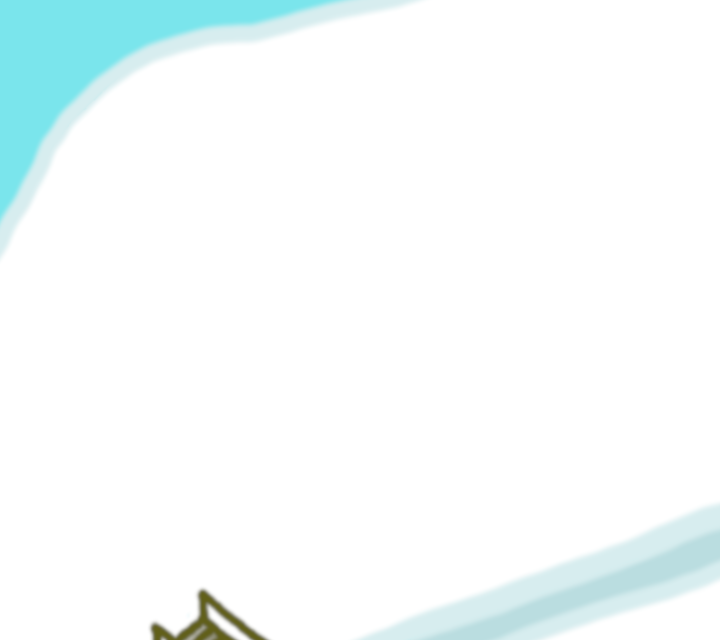
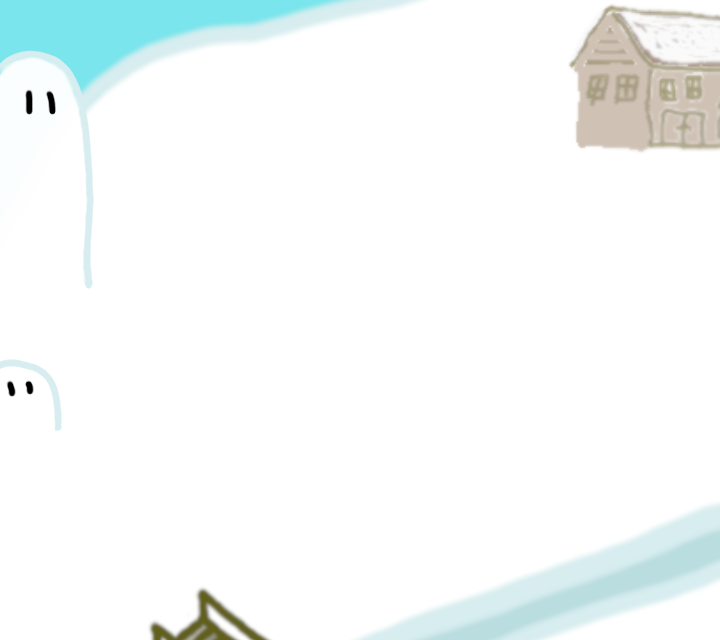
Two versions of the same layered image (720x640). Layer-by-layer changes:
added layer "farma" (61%) above "bunkl 1" over [567, 3, 720, 154]
painted on "bunkl 1" over [0, 50, 237, 431]
